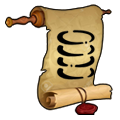
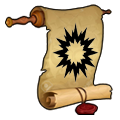
Before/after of a 120 x 120 layered artwork. What changed in the layer stack:
added layer "Destruction" above "Teleportation" over [52, 22, 99, 83]
hid "Teleportation" over [56, 28, 96, 82]
